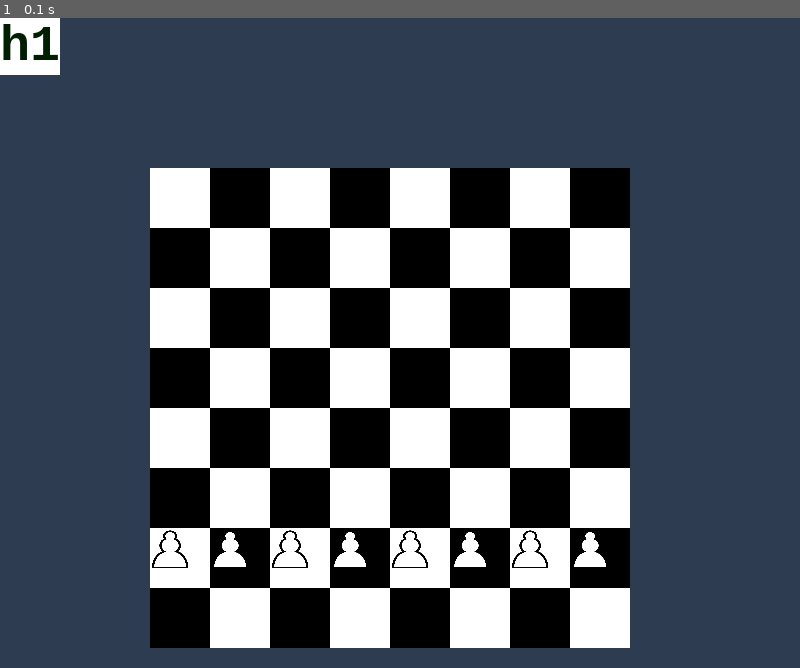
Above: before the commit, frame 1.
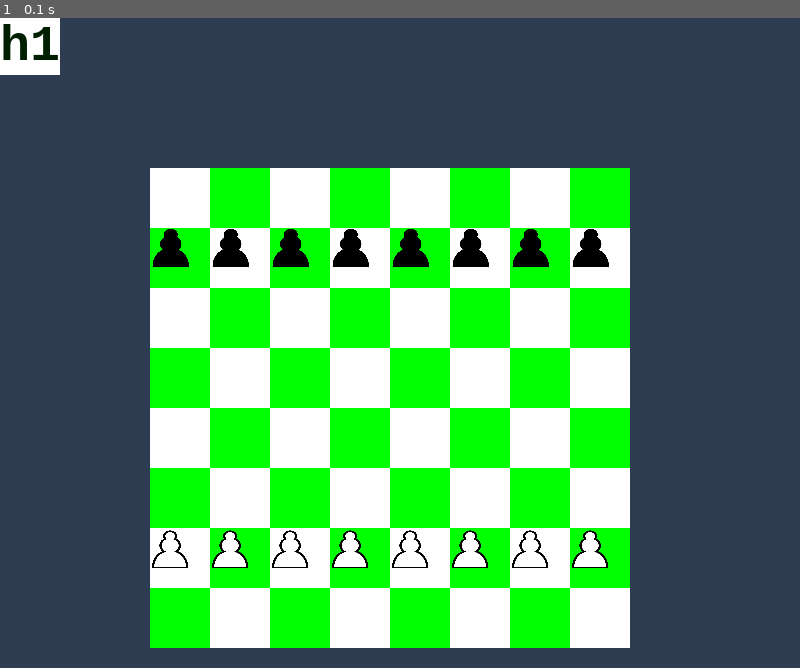
Above: after the commit, the same moment.

Repository: Paravati/LearningChessWithFun
Game: pygame game, started from chessBoardTest_15_09.py
The game is run twice, just before and just after one commit, with the same random seed, the same clock (stepped at 60 frames per second) and the same inputs.
Inputs:
- Up to frame 1 (0.1 s): no input

The runs differ from the first frame. In frame 1, 22% of the frame differs, in the area x 18-79%, y 23-97%.

Commit message:
changed color of the gameboard into white-green; added black pawns

Diff:
--- a/chessBoardTest_15_09.py
+++ b/chessBoardTest_15_09.py
@@ -9,7 +9,7 @@
     """ Draw a chess board with queens, from the_board. """
 
     pygame.init()
-    colors = [(255,255,255), (0,0,0)]    # Set up colors [white, black]
+    colors = [(255,255,255), (0,255,0)]    # Set up colors [white, black]
 
     n = len(the_board)         # This is an NxN chess board.
     surface_sz = 480           # Proposed physical surface size.
@@ -75,6 +75,16 @@
         surface.blit(pygame.transform.scale(w_pawn, (40, 40)), (chessBoard['f2'][1], chessBoard['f2'][0]))
         surface.blit(pygame.transform.scale(w_pawn, (40, 40)), (chessBoard['g2'][1], chessBoard['g2'][0]))
         surface.blit(pygame.transform.scale(w_pawn, (40, 40)), (chessBoard['h2'][1], chessBoard['h2'][0]))
+
+        b_pawn, b_horse, b_bishop, b_rook, b_queen, b_king = blackFigures
+        surface.blit(pygame.transform.scale(b_pawn, (40, 40)), (chessBoard['a7'][1], chessBoard['a7'][0]))
+        surface.blit(pygame.transform.scale(b_pawn, (40, 40)), (chessBoard['b7'][1], chessBoard['b7'][0]))
+        surface.blit(pygame.transform.scale(b_pawn, (40, 40)), (chessBoard['c7'][1], chessBoard['c7'][0]))
+        surface.blit(pygame.transform.scale(b_pawn, (40, 40)), (chessBoard['d7'][1], chessBoard['d7'][0]))
+        surface.blit(pygame.transform.scale(b_pawn, (40, 40)), (chessBoard['e7'][1], chessBoard['e7'][0]))
+        surface.blit(pygame.transform.scale(b_pawn, (40, 40)), (chessBoard['f7'][1], chessBoard['f7'][0]))
+        surface.blit(pygame.transform.scale(b_pawn, (40, 40)), (chessBoard['g7'][1], chessBoard['g7'][0]))
+        surface.blit(pygame.transform.scale(b_pawn, (40, 40)), (chessBoard['h7'][1], chessBoard['h7'][0]))
 
         pygame.display.flip()  # displaying pygame window
     pygame.quit()
